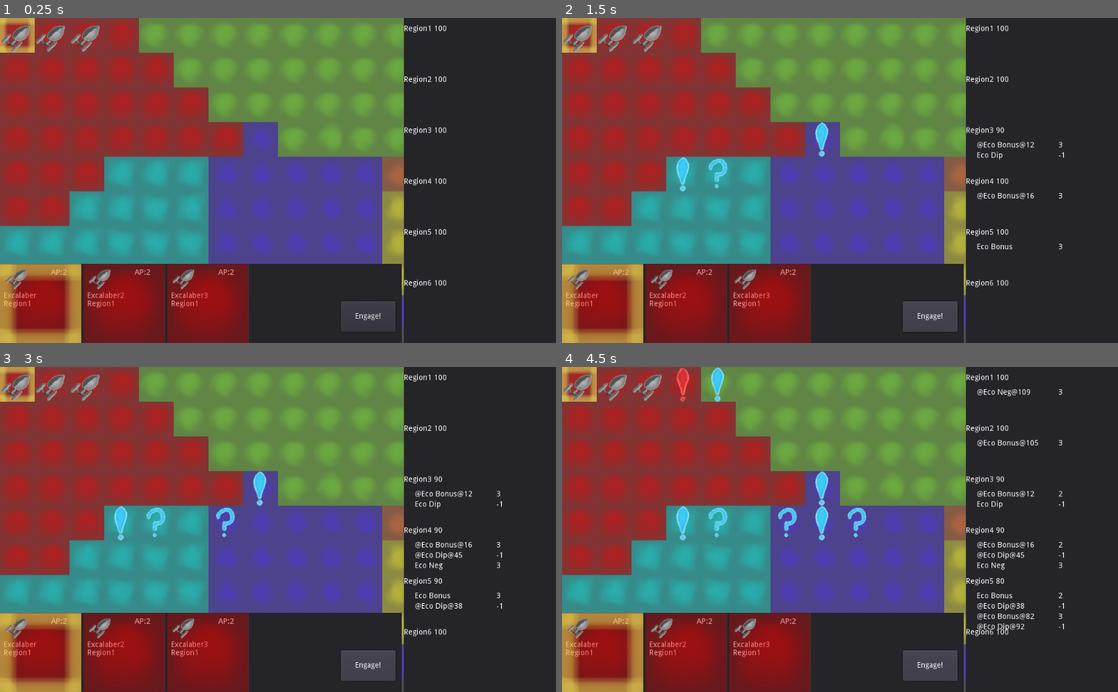
Above: before the commit, frames 1-4 (two rows, left to right).
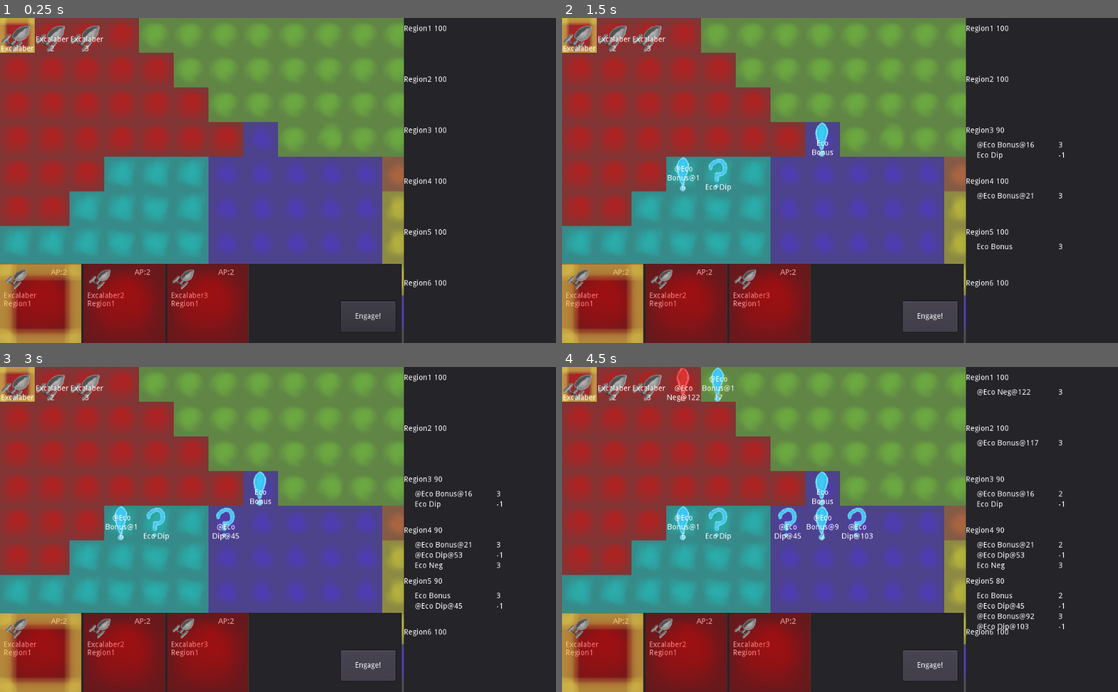
Above: after the commit, the same moments.

Repository: AngryMajor/StarShipGame
Game: Godot game, scene res://General/Main.tscn
Two runs of this game, one before a commit and one after it. Both use one fixed random seed, a clock stepped at 60 frames per second and the inputs below.
Inputs (mouse positions are in pixels of both pictures, inside the frame that each line leads up to):
- Up to frame 1 (0.25 s): no input
- Up to frame 2 (1.5 s): click (600, 304) at 0.52 s; click "Engage!" at 1.25 s
- Up to frame 3 (3 s): click (38, 653) at 2.02 s; click "Engage!" at 2.75 s
- Up to frame 4 (4.5 s): click (600, 653) at 3.52 s; click "Engage!" at 4.25 s

The runs differ from the first frame. In frame 1, 0.2% of the frame differs, in the area x 0-19%, y 5-11%; in frame 2, 0.4%; in frame 3, 0.5%; in frame 4, 0.9%, in the area x 0-86%, y 2-81%.

Commit message:
added optional text boxes to tile rendering

Diff:
--- a/Components/Missions/MissionComp.gd
+++ b/Components/Missions/MissionComp.gd
@@ -18,6 +18,12 @@
 		return {}
 	else:
 		return {"Mission":mission_at(coord)}
+
+func get_text_for(coord):
+	if mission_at(coord) == null:
+		return null
+	else:
+		return String(mission_at(coord).name)
 
 func mission_at(coord):
 	if coord in mission_map:
--- a/General/ShipComp.gd
+++ b/General/ShipComp.gd
@@ -17,6 +17,12 @@
 	else:
 		var returnDict = {"Ship":shipAt}
 		return returnDict
+
+func get_text_for(coord):
+	if ship_at(coord) == null:
+		return null
+	else:
+		return String(ship_at(coord).name)
 
 func ship_at(coord):
 	if coord in ship_map:
--- a/General/TileMapController.gd
+++ b/General/TileMapController.gd
@@ -1,19 +1,34 @@
 extends Node
 
 onready var worldControler = GameState.world
+
+var lableDict = {}
 
 func render_tiles():
 	worldControler.map_coords(funcref(self,"render_tile"))
 
 func render_tile(coord):
 	var visual_data_array = worldControler.map_componnents("get_data",[coord])
+	var text_data_dict = worldControler.map_componnents("get_text_for",[coord])
 	var tile_index_dict = process_tile_data(visual_data_array)
 
 	for child in get_children():
-		if child.name in tile_index_dict:
-			child.set_cellv(coord,tile_index_dict[child.name])
-		else:
-			child.set_cellv(coord,-1)
+		if child.name != "Lables":
+			if child.name in tile_index_dict:
+				child.set_cellv(coord,tile_index_dict[child.name])
+			else:
+				child.set_cellv(coord,-1)
+
+	var nonEmptyTextData = []
+	for text in text_data_dict.values():
+		if text != null and text != "":
+			nonEmptyTextData.append(text)
+
+	if nonEmptyTextData.size() > 0:
+		create_text_box(nonEmptyTextData[0],coord)
+	else:
+		reset_text_box(coord)
+
 
 func process_tile_data(visual_data_array) -> Dictionary:
 	var returnDict = {}
@@ -26,3 +41,24 @@
 			if "Selected" in data and data["Selected"] != null:
 				returnDict["Selection"] = 22
 	return returnDict
+
+func create_text_box(string:String, coord):
+	if coord in lableDict:
+		lableDict[coord].text = string
+	else:
+		var world_coords = worldControler.convert_map_to_world_coors(coord)
+		var newLabel = Label.new() as Label
+		newLabel.set_position(world_coords)
+		newLabel.rect_size = Vector2(worldControler.TILE_SIZE,worldControler.TILE_SIZE)
+		newLabel.valign = Label.VALIGN_BOTTOM
+		newLabel.align = Label.ALIGN_CENTER
+		newLabel.autowrap = true
+		newLabel.text = string
+		$Lables.add_child(newLabel)
+
+		lableDict[coord] = newLabel
+
+func reset_text_box(coord):
+	if coord in lableDict:
+		lableDict[coord].queue_free()
+		lableDict.erase(coord)
--- a/General/World.tscn
+++ b/General/World.tscn
@@ -103,3 +103,5 @@
 tile_set = ExtResource( 3 )
 format = 1
 tile_data = PoolIntArray( 1179715, 1, 1, 1179716, 1, 1, 1179717, 1, 1, 1179718, 1, 1, 1179719, 1, 1, 1245256, 1, 1, 1245257, 1, 1, 1245258, 1, 1, 1245259, 1, 1, 1245260, 1, 1, 1245261, 1, 1, 1245262, 1, 1, 1245263, 1, 1, 1245264, 1, 1, 1245265, 1, 1, 1245266, 1, 1, 1245267, 1, 1, 1310804, 1, 1 )
+
+[node name="Lables" type="Node" parent="TileMaps"]
--- a/General/WorldController.gd
+++ b/General/WorldController.gd
@@ -34,6 +34,9 @@
 func convert_world_to_map_coors(world_coords):
 	return (self.to_local(world_coords)/TILE_SIZE).floor()
 
+func convert_map_to_world_coors(local_coords):
+	return self.to_global(local_coords*TILE_SIZE)
+
 func map_coords(function:FuncRef,tileRangeLower=null,tileRangeUpper=null, args=[]) -> Array:
 	var returnArray = []
 
